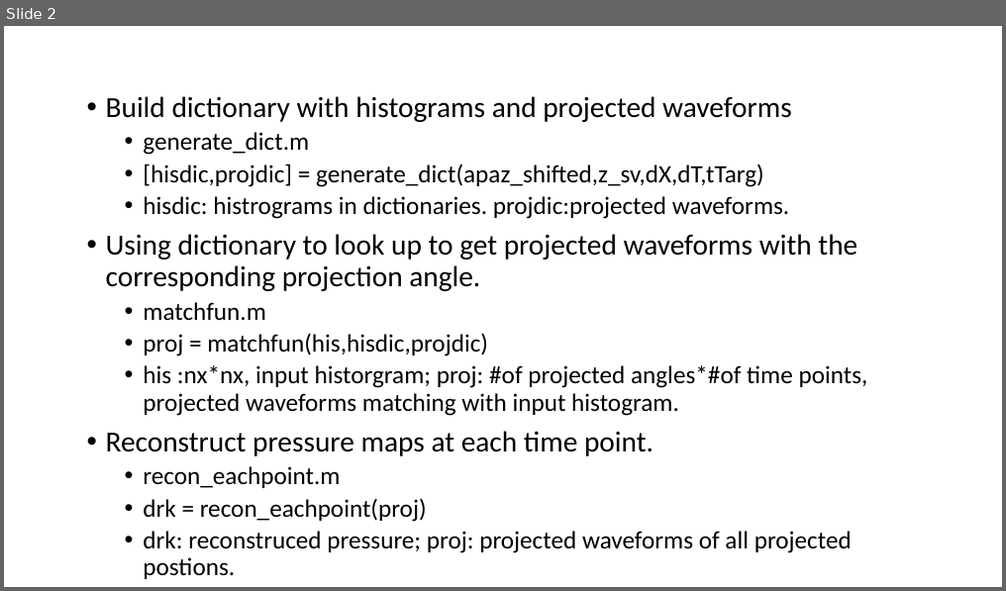
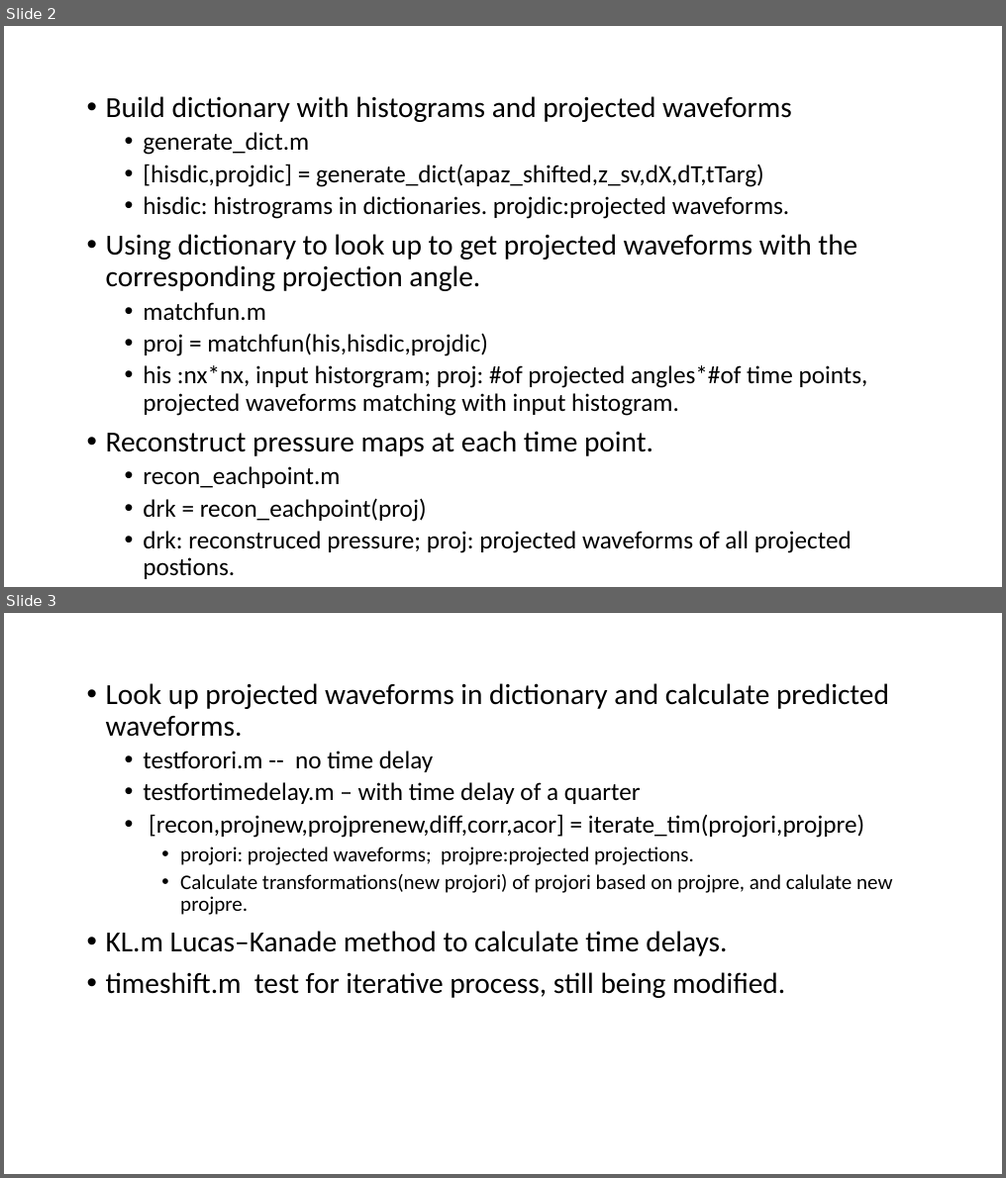
Before and after one commit to wgrissom/zebrography, a slide deck: fullwavemodel/readme.pptx. Shown one above the other, each under a label of ours: slide 2 before the commit, slides 2 and 3 after it. The pictures are 1006x591 and 1006x1178 pixels, drawn with LibreOffice and Linux fonts; fonts in the diff are those of the drawing. Boxes give left, top, right and bottom in pixels: in the first picture for what was removed or moved away, otherwise in the second. Text is boxed around its words. In the diff, an @@ line names an element or a change of style, - is before the commit and + after.

```diff
--- a/fullwavemodel/readme.pptx
+++ b/fullwavemodel/readme.pptx
@@ slide 3 added at [4, 613, 1002, 1174], background #FFFFFF @@
@@ text added at [106, 683, 892, 998], 28 pt, text #000000 @@
+• Look up projected waveforms in dictionary and calculate predicted waveforms.
+  • testforori.m -- no time delay
+  • testfortimedelay.m – with time delay of a quarter
+  • [recon,projnew,projprenew,diff,corr,acor] = iterate_tim(projori,projpre)
+    • projori: projected waveforms; projpre:projected projections.
+    • Calculate transformations(new projori) of projori based on projpre, and calulate new projpre.
+• KL.m Lucas–Kanade method to calculate time delays.
+• timeshift.m test for iterative process, still being modified.
```
